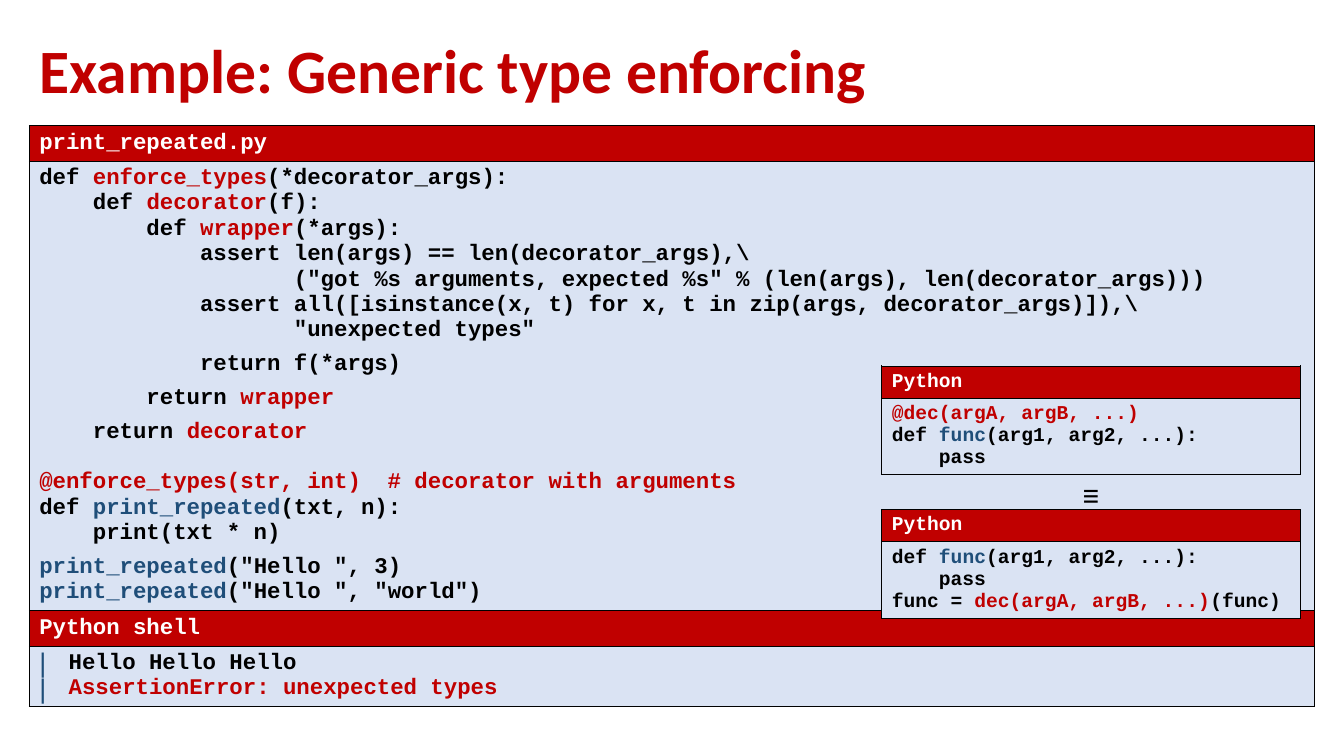
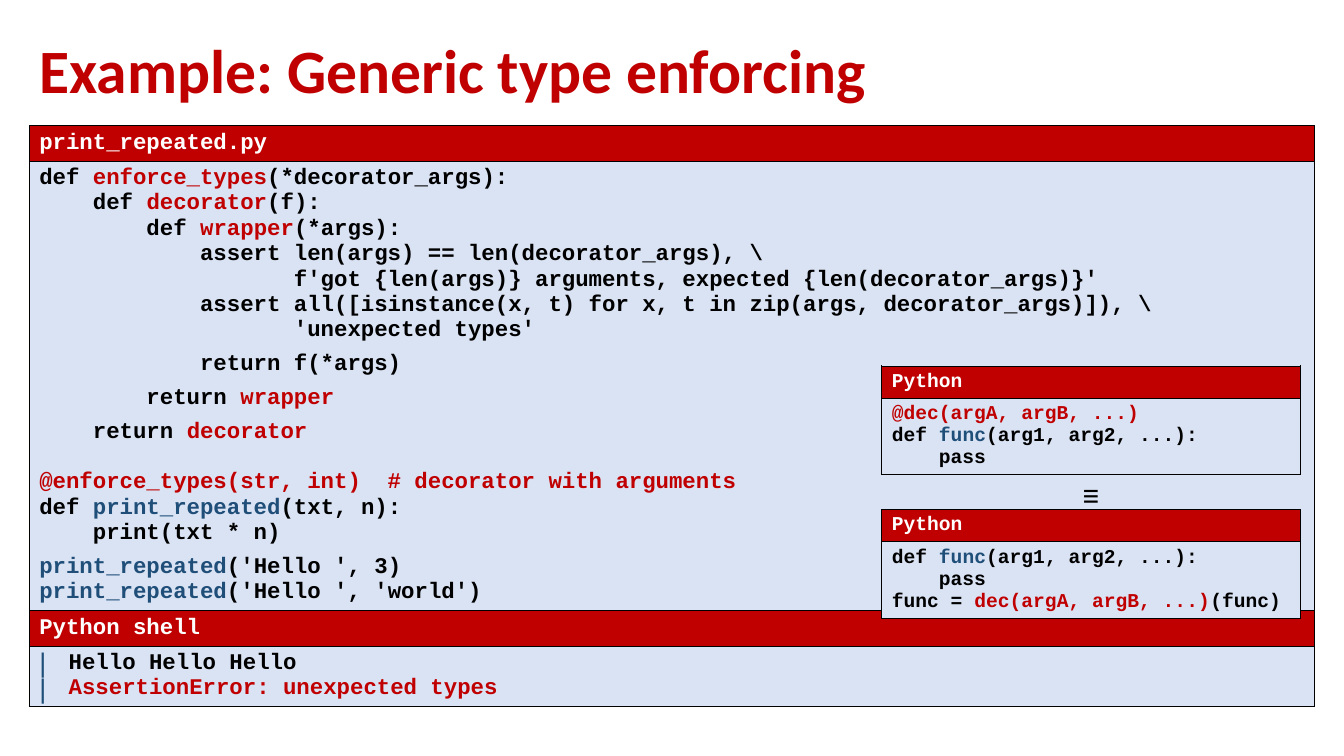
Before and after one commit to gsbrodal/gsbrodal.github.io, a slide deck: slide 13 of ipsa/slides/decorators.pptx. Drawn at 1344x756 pixels with LibreOffice and Linux fonts; fonts in the diff are those of the drawing. Boxes give left, top, right and bottom in pixels: in the first picture for what was removed or moved away, otherwise in the second. Text is boxed around its words. In the diff, an @@ line names an element or a change of style, - is before the commit and + after.

```diff
--- a/ipsa/slides/decorators.pptx
+++ b/ipsa/slides/decorators.pptx
@@ table at (29, 125, 1315, 737) @@
@@ row 2, column 1: "def enforce_types(*decorator_args): / def decorator(f): / def wrapper(*args): / assert len(args) == len(decorator_args),\ / ("got %s arguments, expected %s" % (len(args), len(decorator_args))) / assert all([isinstance(x, t) for x, t in zip(args, decorator_args)]),\ / "unexpected types" / return f(*args) / return wrapper / return decorator / @enforce_types(str, int) # decorator with arguments / def print_repeated(txt, n): / print(txt * n) / print_repeated("Hello ", 3) / print_repeated("Hello ", "world")" to "def enforce_types(*decorator_args): / def decorator(f): / def wrapper(*args): / assert len(args) == len(decorator_args), \ / f'got {len(args)} arguments, expected {len(decorator_args)}' / assert all([isinstance(x, t) for x, t in zip(args, decorator_args)]), \ / 'unexpected types' / return f(*args) / return wrapper / return decorator / @enforce_types(str, int) # decorator with arguments / def print_repeated(txt, n): / print(txt * n) / print_repeated('Hello ', 3) / print_repeated('Hello ', 'world')" @@
```
Also in this commit, not shown: 3 other slides changed, 12 other files.
